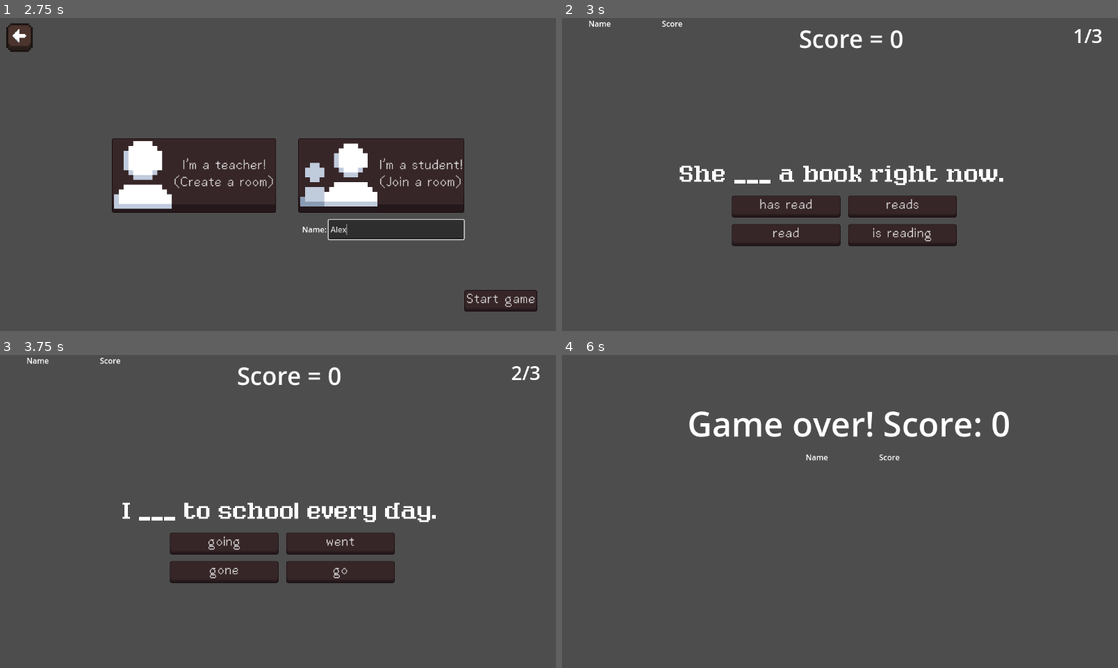
Above: before the commit, frames 1-4 (two rows, left to right).
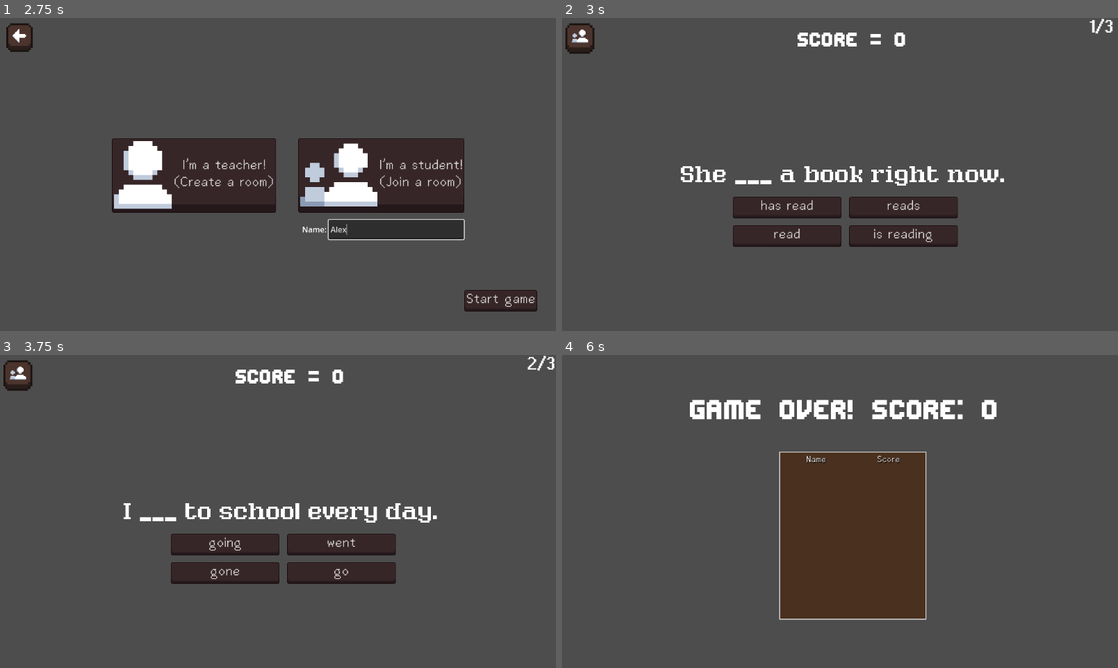
Above: after the commit, the same moments.

Repository: helpmeagain/project-kiwi
Game: Godot game, scene res://src/scenes/main-menu.tscn
Two runs of this game, one before a commit and one after it. Both use one fixed random seed, a clock stepped at 60 frames per second and the inputs below.
Inputs (mouse positions are in pixels of both pictures, inside the frame that each line leads up to):
- Up to frame 1 (2.75 s): tap Enter at 0.5 s; click "Multiplayer" at 1.25 s; click (394, 230) at 2.02 s; type "Alex" at 2.1 s
- Up to frame 2 (3 s): click "Start game" at 2.75 s
- Up to frame 3 (3.75 s): click "has read" at 3.5 s
- Up to frame 4 (6 s): click "going" at 4.25 s; click (578, 373) at 5.02 s; click "Submit" at 5.75 s

Frame 1 is identical in both runs. In frame 2, 3.2% of the frame differs, in the area x 0-100%, y 0-74%; in frame 3, 3.1%; in frame 4, 18%, in the area x 22-81%, y 14-85%.

Commit message:
feat: improve questions and player score user interface

Diff:
--- a/src/scenes/player-score.tscn
+++ b/src/scenes/player-score.tscn
@@ -1,6 +1,14 @@
-[gd_scene load_steps=2 format=3 uid="uid://du6byd12byrk3"]
+[gd_scene load_steps=4 format=3 uid="uid://du6byd12byrk3"]
 
 [ext_resource type="Script" uid="uid://dsgx3u0u5ogai" path="res://src/scripts/player_score.gd" id="1_i27j4"]
+[ext_resource type="Theme" uid="uid://ch3x2byuiyaxy" path="res://src/assets/themes/menu.tres" id="2_tuitj"]
+
+[sub_resource type="StyleBoxFlat" id="StyleBoxFlat_tuitj"]
+bg_color = Color(0.28614, 0.115595, 0.00171093, 0.611765)
+border_width_left = 2
+border_width_top = 2
+border_width_right = 2
+border_width_bottom = 2
 
 [node name="Player-score" type="Control"]
 layout_mode = 3
@@ -12,45 +20,48 @@
 mouse_filter = 2
 script = ExtResource("1_i27j4")
 
-[node name="PlayerListBoxContainer" type="VBoxContainer" parent="."]
-layout_mode = 2
-offset_top = 27.0
-offset_right = 309.0
-offset_bottom = 27.0
-size_flags_horizontal = 3
-theme_override_constants/separation = 10
-alignment = 1
+[node name="Panel" type="Panel" parent="."]
+layout_mode = 0
+offset_right = 305.0
+offset_bottom = 348.0
+theme_override_styles/panel = SubResource("StyleBoxFlat_tuitj")
 
-[node name="PlayerInformationTable" type="VBoxContainer" parent="."]
+[node name="PlayerInformationTable" type="VBoxContainer" parent="Panel"]
 layout_mode = 0
-offset_right = 309.0
-offset_bottom = 639.0
+offset_top = 7.0
+offset_right = 304.0
+offset_bottom = 344.0
+theme = ExtResource("2_tuitj")
 theme_override_constants/separation = 10
 
-[node name="HeaderBoxContainer" type="HBoxContainer" parent="PlayerInformationTable"]
+[node name="HeaderBoxContainer" type="HBoxContainer" parent="Panel/PlayerInformationTable"]
 layout_mode = 2
 theme_override_constants/separation = 50
 alignment = 1
 
-[node name="NameTableHeader" type="Label" parent="PlayerInformationTable/HeaderBoxContainer"]
+[node name="NameTableHeader" type="Label" parent="Panel/PlayerInformationTable/HeaderBoxContainer"]
 custom_minimum_size = Vector2(100, 0)
 layout_mode = 2
+theme_override_colors/font_shadow_color = Color(0, 0, 0, 1)
+theme_override_font_sizes/font_size = 20
 text = "Name"
 horizontal_alignment = 1
 vertical_alignment = 1
 
-[node name="ScoreTableHeader" type="Label" parent="PlayerInformationTable/HeaderBoxContainer"]
+[node name="ScoreTableHeader" type="Label" parent="Panel/PlayerInformationTable/HeaderBoxContainer"]
 custom_minimum_size = Vector2(100, 0)
 layout_mode = 2
+theme_override_colors/font_shadow_color = Color(0, 0, 0, 1)
+theme_override_font_sizes/font_size = 20
 text = "Score"
 horizontal_alignment = 1
 vertical_alignment = 1
 
-[node name="ScrollContainer" type="ScrollContainer" parent="PlayerInformationTable"]
+[node name="ScrollContainer" type="ScrollContainer" parent="Panel/PlayerInformationTable"]
 layout_mode = 2
 size_flags_vertical = 3
 
-[node name="PlayerListGridContainer" type="GridContainer" parent="PlayerInformationTable/ScrollContainer"]
+[node name="PlayerListGridContainer" type="GridContainer" parent="Panel/PlayerInformationTable/ScrollContainer"]
 layout_mode = 2
 size_flags_horizontal = 3
 size_flags_vertical = 3
--- a/src/scenes/questions.tscn
+++ b/src/scenes/questions.tscn
@@ -1,7 +1,11 @@
-[gd_scene load_steps=3 format=3 uid="uid://di7wgqh7vibe7"]
+[gd_scene load_steps=7 format=3 uid="uid://di7wgqh7vibe7"]
 
 [ext_resource type="Script" uid="uid://ukpnntfs15i0" path="res://src/scripts/questions.gd" id="1_23wpu"]
 [ext_resource type="PackedScene" uid="uid://du6byd12byrk3" path="res://src/scenes/player-score.tscn" id="2_p75t1"]
+[ext_resource type="FontFile" uid="uid://bmvtmpvoy1cwt" path="res://src/assets/fonts/editundo.ttf" id="2_ws003"]
+[ext_resource type="FontFile" uid="uid://c0w25r8vykatq" path="res://src/assets/fonts/Abaddon Bold.ttf" id="4_nkfpt"]
+[ext_resource type="Theme" uid="uid://drabaa7jfibga" path="res://src/assets/themes/small_button.tres" id="5_13ikq"]
+[ext_resource type="Texture2D" uid="uid://cejxfhqi5mryk" path="res://src/assets/sprites/People.png" id="6_xqq7o"]
 
 [node name="Game-loop" type="Control"]
 layout_mode = 3
@@ -12,88 +16,77 @@
 grow_vertical = 2
 script = ExtResource("1_23wpu")
 
-[node name="Label" type="Label" parent="."]
-visible = false
-layout_mode = 0
-offset_left = 360.0
-offset_top = 203.0
-offset_right = 768.0
-offset_bottom = 286.0
-theme_override_font_sizes/font_size = 60
-text = "Pergunta aqui"
-
 [node name="ScoreLabel" type="Label" parent="."]
-layout_mode = 0
-offset_left = 491.0
-offset_top = 8.0
-offset_right = 679.0
-offset_bottom = 77.0
+layout_mode = 1
+anchors_preset = -1
+anchor_left = 0.5
+anchor_top = 0.066
+anchor_right = 0.5
+anchor_bottom = 0.066
+offset_left = -88.0
+offset_top = -32.768
+offset_right = 138.0
+offset_bottom = 36.232
+theme_override_fonts/font = ExtResource("2_ws003")
 theme_override_font_sizes/font_size = 50
-
-[node name="ColorRect" type="ColorRect" parent="."]
-visible = false
-layout_mode = 0
-offset_left = 544.0
-offset_top = 288.0
-offset_right = 584.0
-offset_bottom = 328.0
-
-[node name="ColorTimer" type="Timer" parent="ColorRect"]
-wait_time = 0.5
-one_shot = true
-
-[node name="HBoxContainer" type="HBoxContainer" parent="."]
-visible = false
-layout_mode = 0
-offset_left = 495.0
-offset_top = 348.0
-offset_right = 631.0
-offset_bottom = 411.0
-
-[node name="Button1" type="Button" parent="HBoxContainer"]
-layout_mode = 2
-theme_override_font_sizes/font_size = 40
-text = "1"
-
-[node name="Button2" type="Button" parent="HBoxContainer"]
-layout_mode = 2
-theme_override_font_sizes/font_size = 40
-text = "2"
-
-[node name="Button3" type="Button" parent="HBoxContainer"]
-layout_mode = 2
-theme_override_font_sizes/font_size = 40
-text = "3"
-
-[node name="Button4" type="Button" parent="HBoxContainer"]
-layout_mode = 2
-theme_override_font_sizes/font_size = 40
-text = "4"
-
-[node name="Player-score" parent="." instance=ExtResource("2_p75t1")]
-layout_mode = 1
+text = "Score = 0"
+horizontal_alignment = 1
+vertical_alignment = 1
 
 [node name="FinalLabel" type="Label" parent="."]
 visible = false
-layout_mode = 0
-offset_left = 260.0
-offset_top = 94.0
-offset_right = 916.0
-offset_bottom = 190.0
+layout_mode = 1
+anchors_preset = 8
+anchor_left = 0.5
+anchor_top = 0.5
+anchor_right = 0.5
+anchor_bottom = 0.5
+offset_left = -311.0
+offset_top = -243.0
+offset_right = 349.0
+offset_bottom = -147.0
+grow_horizontal = 2
+grow_vertical = 2
+theme_override_fonts/font = ExtResource("2_ws003")
 theme_override_font_sizes/font_size = 70
 text = "Final message label"
 
 [node name="QuestionCountLabel" type="Label" parent="."]
-layout_mode = 0
-offset_left = 1059.0
-offset_top = 9.0
-offset_right = 1120.0
-offset_bottom = 64.0
+layout_mode = 1
+anchors_preset = 1
+anchor_left = 1.0
+anchor_right = 1.0
+offset_left = -61.0
+offset_bottom = 55.0
+grow_horizontal = 0
+theme_override_fonts/font = ExtResource("4_nkfpt")
 theme_override_font_sizes/font_size = 40
 text = "0/0"
 
-[connection signal="timeout" from="ColorRect/ColorTimer" to="." method="_on_timer_timeout"]
-[connection signal="pressed" from="HBoxContainer/Button1" to="." method="_on_button_1_pressed"]
-[connection signal="pressed" from="HBoxContainer/Button2" to="." method="_on_button_2_pressed"]
-[connection signal="pressed" from="HBoxContainer/Button3" to="." method="_on_button_3_pressed"]
-[connection signal="pressed" from="HBoxContainer/Button4" to="." method="_on_button_4_pressed"]
+[node name="QuestionsContainer" type="Control" parent="."]
+anchors_preset = 0
+offset_left = 5.0
+offset_top = -3.0
+offset_right = 1151.0
+offset_bottom = 652.0
+
+[node name="Player-score" parent="." instance=ExtResource("2_p75t1")]
+visible = false
+layout_mode = 1
+offset_left = 2.0
+offset_top = 92.0
+offset_right = 2.0
+offset_bottom = 92.0
+
+[node name="ShowPlayersButton" type="Button" parent="."]
+texture_filter = 3
+layout_mode = 0
+offset_left = 20.0
+offset_top = 24.0
+offset_right = 145.0
+offset_bottom = 140.563
+scale = Vector2(0.269031, 0.269031)
+theme = ExtResource("5_13ikq")
+icon = ExtResource("6_xqq7o")
+
+[connection signal="pressed" from="ShowPlayersButton" to="." method="_on_show_players_button_pressed"]
--- a/src/scripts/player_score.gd
+++ b/src/scripts/player_score.gd
@@ -1,6 +1,6 @@
 extends Control
 
-@onready var player_list = $PlayerInformationTable/ScrollContainer/PlayerListGridContainer
+@onready var player_list = $Panel/PlayerInformationTable/ScrollContainer/PlayerListGridContainer
 
 func _ready():
 	MultiplayerPlayerManager.scores_updated.connect(update_player_list)
--- a/src/scripts/questions.gd
+++ b/src/scripts/questions.gd
@@ -43,7 +43,7 @@
 
 	var scene = load(config.scene).instantiate()
 	scene.initialize(config.data_file)
-	add_child(scene)
+	$QuestionsContainer.add_child(scene)
 
 	current_question = scene
 	question_count += 1
@@ -59,7 +59,9 @@
 	$FinalLabel.show()
 	$ScoreLabel.hide()
 	$QuestionCountLabel.hide()
+	$ShowPlayersButton.hide()
 	$"Player-score".set_position(Vector2(450, 200))
+	$"Player-score".show()
 	if current_question:
 		current_question.queue_free()
 
@@ -79,3 +81,7 @@
 
 func update_score_display() -> void:
 	$ScoreLabel.text = SCORE_TEXT + str(score)
+
+func _on_show_players_button_pressed() -> void:
+	print("CU")
+	$"Player-score".visible = not $"Player-score".visible
